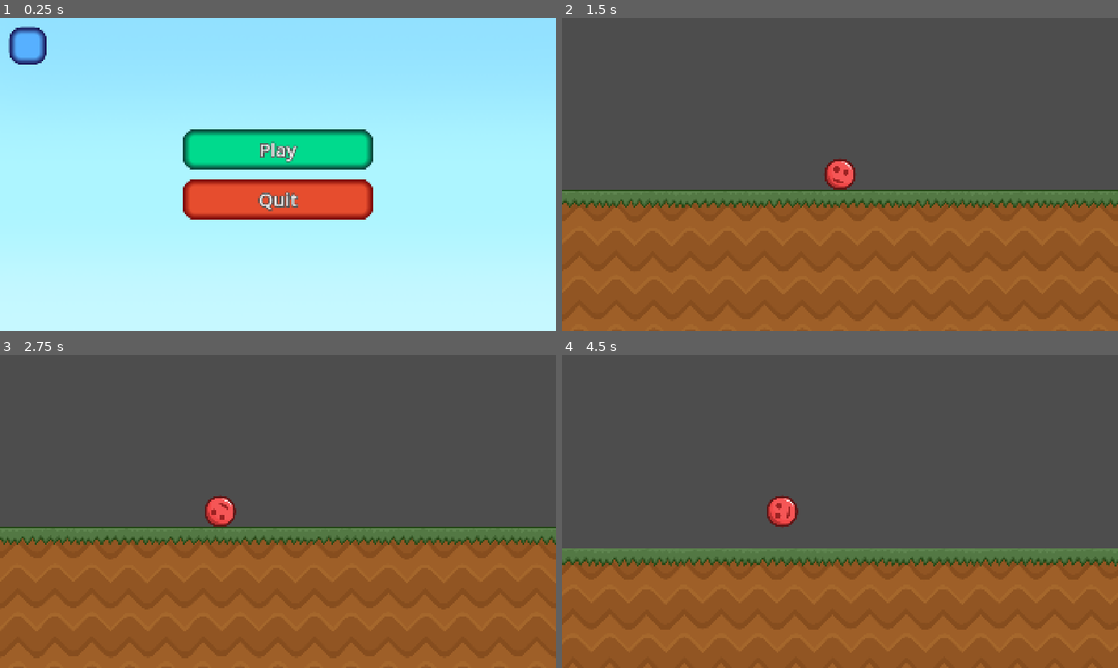
Above: before the commit, frames 1-4 (two rows, left to right).
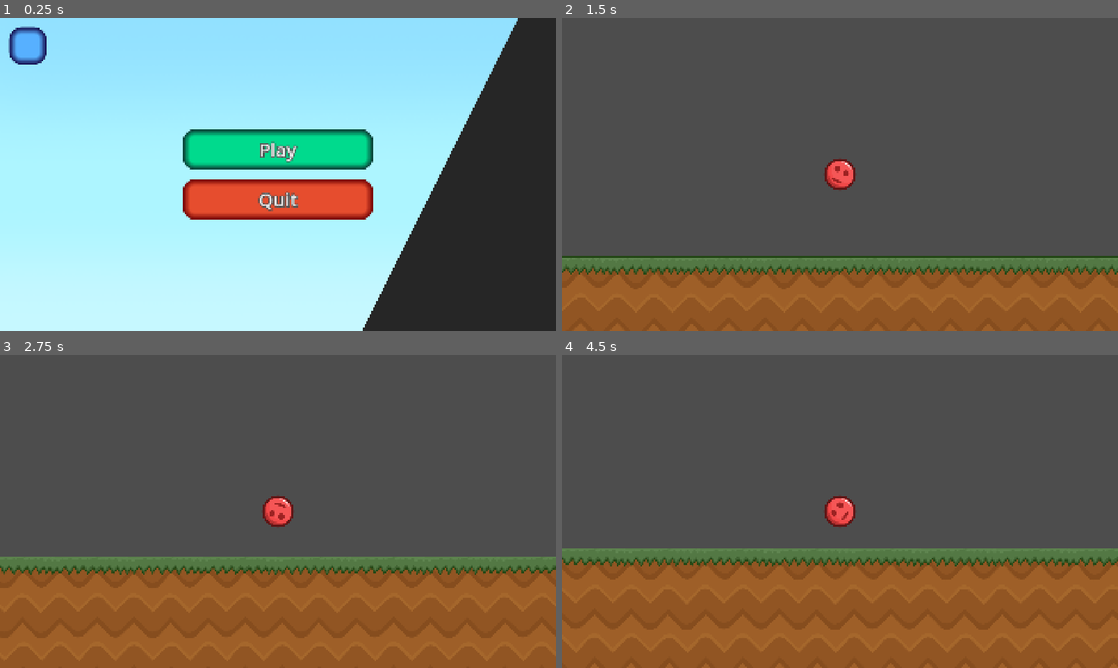
Above: after the commit, the same moments.

Repository: urebus-godot/red-ball-game
Game: Godot game, scene res://scenes_scripts/ui/root/main_menu.tscn
Same seed, same stepped clock (60 frames per second), same inputs: the game is played once before the commit and once after it.
Inputs:
- Up to frame 1 (0.25 s): no input
- Up to frame 2 (1.5 s): click "Play" at 0.5 s; hold D (right) from 1.28 s (still down); hold E (interact) from 1.28 s (still down)
- Up to frame 3 (2.75 s): keep holding D (right); tap Space (jump) at 1.52, 2.27 s; release E (interact) at 2.03 s; tap E (interact) at 2.1 s
- Up to frame 4 (4.5 s): release D (right) at 2.78 s; hold A (left) 2.78-3.53 s; hold E (interact) 2.78-3.53 s; hold D (right) from 3.53 s (still down); tap E (interact) at 3.6 s; tap Space (jump) at 3.77 s; hold E (interact) from 4.28 s (still down)

The runs differ from the first frame. In frame 1, 21% of the frame differs, in the area x 65-100%, y 0-100%; in frame 2, 27%, in the area x 0-100%, y 47-100%; in frame 3, 17%; in frame 4, 2.3%.

Commit message:
Making scene transitions

Diff:
--- a/globals/transition/transition_screen.gd
+++ b/globals/transition/transition_screen.gd
@@ -1,13 +1,27 @@
 extends CanvasLayer
+
+const START_TWEEN_POSITION: float = -280
+const END_TWEEN_POSITION: float = 2600
+
+@onready var panel: Panel = $Panel
 
 
 func start_trans() -> void:
-	pass
+	var tween = panel.create_tween()
+	tween.tween_property(panel, "position:x", START_TWEEN_POSITION, 0.4)
+	await tween.finished
 
 func end_trans() -> void:
-	pass
+	var tween = panel.create_tween()
+	tween.tween_property(panel, "position:x", END_TWEEN_POSITION, 0.4)
+	await tween.finished
 
 
 func change_scene(path: String) -> void:
-	#await start_trans()
+	await start_trans()
 	get_tree().change_scene_to_file(path)
+	end_trans()
+
+
+func _ready() -> void:
+	panel.position.x = -280
--- a/globals/transition/transition_screen.tscn
+++ b/globals/transition/transition_screen.tscn
@@ -2,5 +2,19 @@
 
 [ext_resource type="Script" uid="uid://mytivjvf7vwe" path="res://globals/transition/transition_screen.gd" id="1_of1yr"]
 
+[sub_resource type="StyleBoxFlat" id="StyleBoxFlat_2beuj"]
+bg_color = Color(0.15127608, 0.15127608, 0.15127605, 1)
+skew = Vector2(0.5, 0)
+
 [node name="TransitionScreen" type="CanvasLayer" unique_id=1807198936]
 script = ExtResource("1_of1yr")
+
+[node name="Panel" type="Panel" parent="." unique_id=246895193]
+anchors_preset = 15
+anchor_right = 1.0
+anchor_bottom = 1.0
+offset_left = -280.0
+offset_right = 280.0
+grow_horizontal = 2
+grow_vertical = 2
+theme_override_styles/panel = SubResource("StyleBoxFlat_2beuj")
--- a/scenes_scripts/game/camera.gd
+++ b/scenes_scripts/game/camera.gd
@@ -7,6 +7,7 @@
 const TWEEN_DURATION: float = 0.6
 
 @export var player: Player
+@export var trans_enabled: bool = true
 
 var direction: Direction = Direction.CENTER
 var player_move_direction: Direction = Direction.CENTER
@@ -24,15 +25,14 @@
 
 func check_for_trans() -> void:
 	while true:
-		await get_tree().create_timer(.02).timeout
-		#if player_move_direction == 0:
-			#trans_offset(Direction.CENTER)
+		await get_tree().create_timer(.01).timeout
+		if player_move_direction == 0:
+			trans_offset(Direction.CENTER)
 		if player_move_direction != sign(player.control_component.move_direction):
 			await get_tree().create_timer(0.3).timeout
 			player_move_direction = sign(player.linear_velocity.x)
 			trans_offset(player_move_direction)
-			print(player_move_direction)
-
+			print("player_move_direction=", player_move_direction)
 
 
 func _process(delta: float) -> void:
@@ -40,4 +40,5 @@
 
 
 func _ready() -> void:
-	check_for_trans()
+	if trans_enabled:
+		check_for_trans()
--- a/scenes_scripts/game/objects/creatures/player/control_component.gd
+++ b/scenes_scripts/game/objects/creatures/player/control_component.gd
@@ -25,6 +25,7 @@
 func _physics_process(delta: float) -> void:
 	move_input()
 	jump_input(delta)
+	print("move_direction=",move_direction)
 
 
 func _on_move_component_enter_floor() -> void:
--- a/scenes_scripts/game/objects/creatures/player/player.tscn
+++ b/scenes_scripts/game/objects/creatures/player/player.tscn
@@ -48,3 +48,4 @@
 
 [node name="Camera" parent="." index="7" unique_id=1760591003 node_paths=PackedStringArray("player") instance=ExtResource("6_30j7b")]
 player = NodePath("..")
+trans_enabled = false
--- a/scenes_scripts/game/root/world.tscn
+++ b/scenes_scripts/game/root/world.tscn
@@ -47,8 +47,6 @@
 [node name="Path2D" parent="Terrain" index="3" unique_id=1234078617]
 curve = SubResource("Curve2D_efhvm")
 
-[node name="Camera2D" type="Camera2D" parent="." unique_id=2041122516]
-
 [node name="LevelDoor" parent="." unique_id=2011945355 instance=ExtResource("4_7og53")]
 position = Vector2(1088, 320)
 level = 1
--- a/scenes_scripts/ui/root/main_menu.gd
+++ b/scenes_scripts/ui/root/main_menu.gd
@@ -36,6 +36,7 @@
 
 
 func _ready() -> void:
+	TransitionScreen.end_trans()
 	levels_menu.visible = true
 	levels_menu.position.x = 2000
 	DataManager.load_data()
